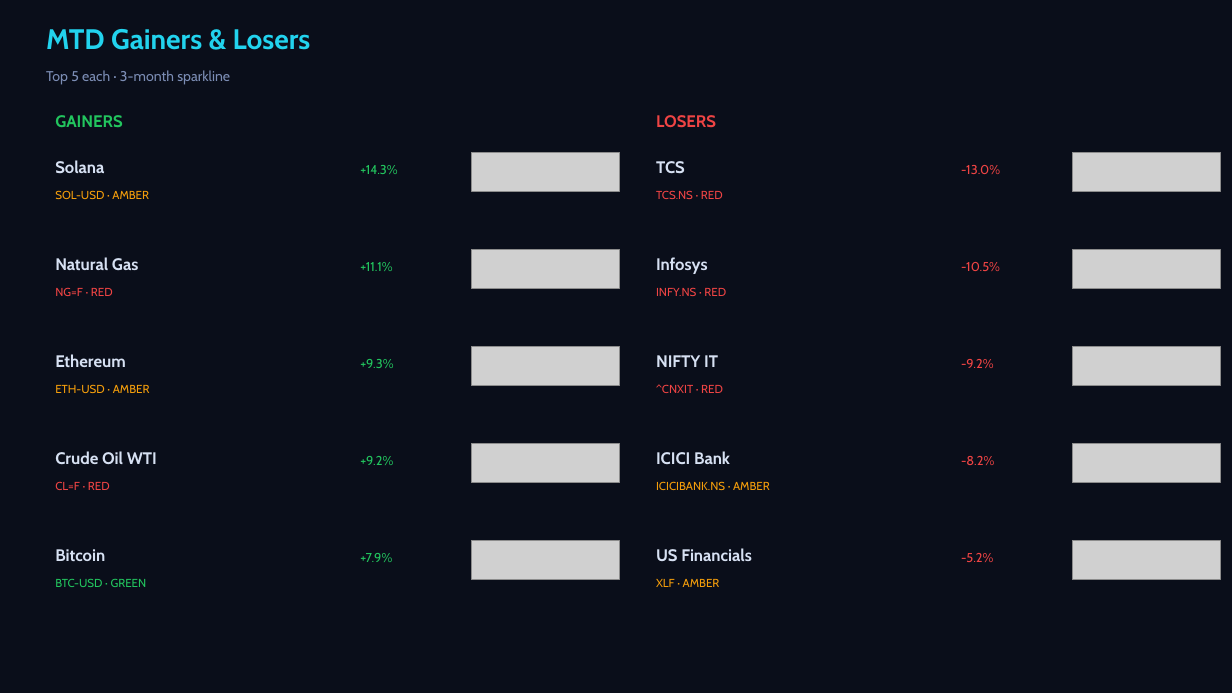
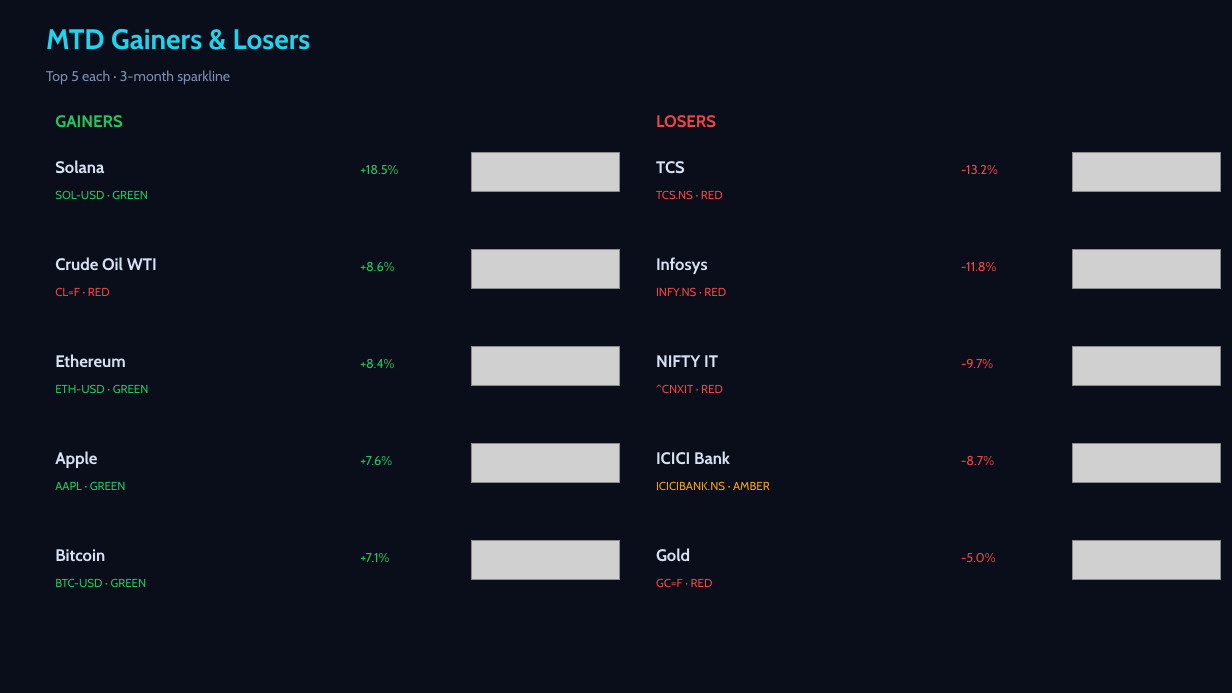
Before and after one commit to Pravkum23/pmr-terminal, a slide deck: slide 2 of docs/pmr_daily.pptx. Drawn at 1232x693 pixels with LibreOffice and Linux fonts; fonts in the diff are those of the drawing; grey boxes stand for pictures. Boxes give left, top, right and bottom in pixels: in the first picture for what was removed or moved away, otherwise in the second. Text is boxed around its words. In the diff, an @@ line names an element or a change of style, - is before the commit and + after.

```diff
--- a/docs/pmr_daily.pptx
+++ b/docs/pmr_daily.pptx
@@ text at (360,165,398,174): text changed @@
-+14.3%
++18.5%
@@ text at (961,165,998,174): text changed @@
--13.0%
+-13.2%
@@ text at (55,191,148,199): text changed; text colour #F59E0B to #22C55E @@
-SOL-USD · AMBER
+SOL-USD · GREEN
@@ text at (55,257,157,271): text changed @@
-Natural Gas
+Crude Oil WTI
@@ text at (360,262,394,271): text changed @@
-+11.1%
++8.6%
@@ text at (961,262,996,271): text changed @@
--10.5%
+-11.8%
@@ text at (55,287,110,296): text changed @@
-NG=F · RED
+CL=F · RED
@@ text at (360,359,394,368): text changed @@
-+9.3%
++8.4%
@@ text at (961,359,993,368): text changed @@
--9.2%
+-9.7%
@@ text at (55,385,149,393): text changed; text colour #F59E0B to #22C55E @@
-ETH-USD · AMBER
+ETH-USD · GREEN
@@ text at (55,451,97,468): text changed @@
-Crude Oil WTI
+Apple
@@ text at (360,456,392,465): text changed @@
-+9.2%
++7.6%
@@ text at (961,456,994,465): text changed @@
--8.2%
+-8.7%
@@ text at (55,482,126,490): text changed; text colour #EF4444 to #22C55E @@
-CL=F · RED
+AAPL · GREEN
@@ text at (360,553,389,562): text changed @@
-+7.9%
++7.1%
@@ text at (656,548,690,562): text changed @@
-US Financials
+Gold
@@ text at (961,553,996,562): text changed @@
--5.2%
+-5.0%
@@ text at (656,578,713,587): text changed; text colour #F59E0B to #EF4444 @@
-XLF · AMBER
+GC=F · RED
```
Also in this commit, not shown: 3 other slides changed, 2 other files.
